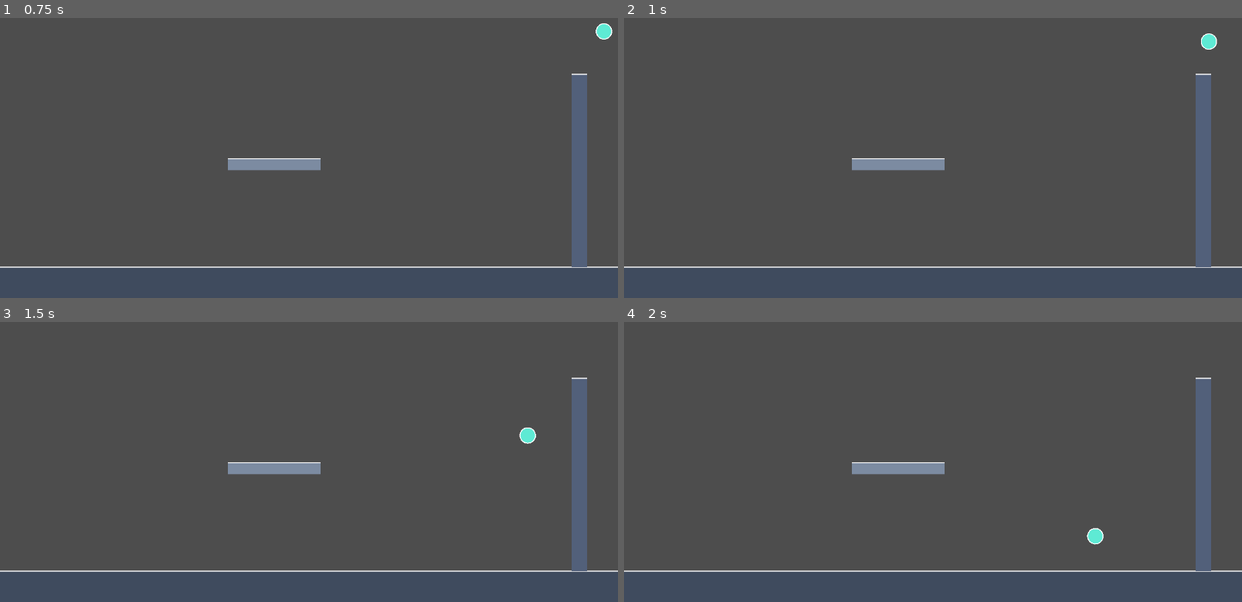
Above: before the commit, frames 1-4 (two rows, left to right).
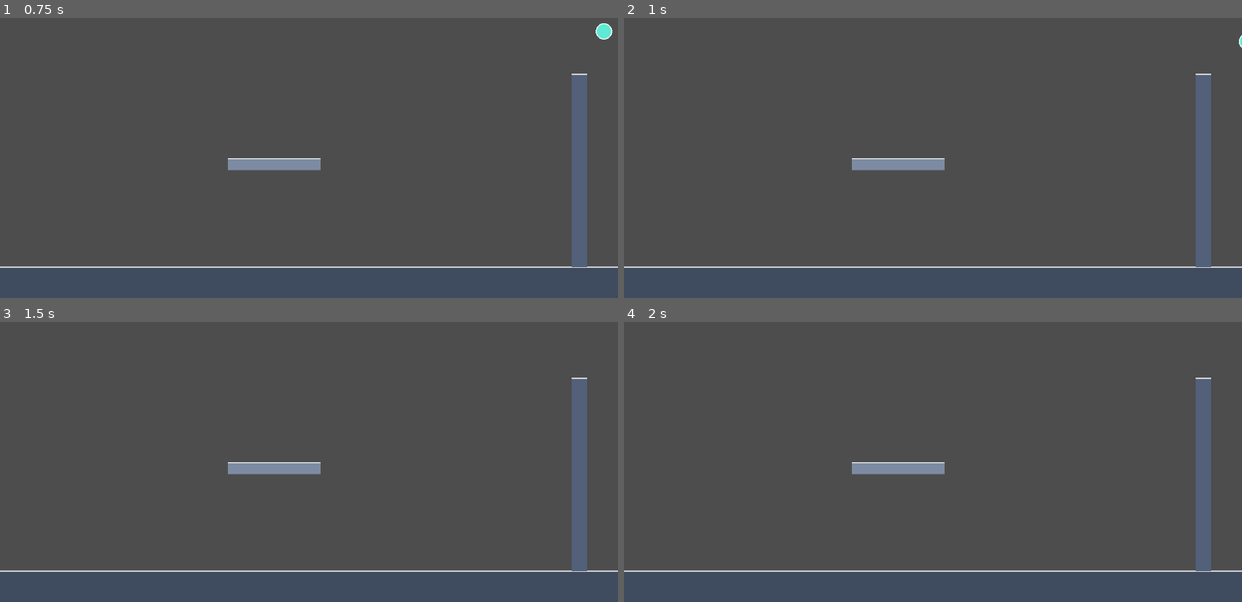
Above: after the commit, the same moments.

Repository: Px1906/Kinema
Game: Godot game, scene res://scenes/levels/surfaces_test.tscn
Two runs of this game, one before a commit and one after it. Both use one fixed random seed, a clock stepped at 60 frames per second and the inputs below.
Inputs (mouse positions are in pixels of both pictures, inside the frame that each line leads up to):
- Up to frame 1 (0.75 s): tap Enter at 0.5 s; move the mouse to (444, 107) at 0.52 s; click (444, 107) at 0.67 s
- Up to frame 2 (1 s): tap Space at 0.77 s
- Up to frame 3 (1.5 s): move the mouse to (185, 445) at 1.27 s; click (185, 445) at 1.42 s
- Up to frame 4 (2 s): tap Space at 1.52 s

Frame 1 is identical in both runs. In frame 2, 0.1% of the frame differs, in the area x 93-100%, y 5-12%; in frame 3, 0.1%; in frame 4, 0.1%.

Commit message:
feat(gameplay): controle de lançamento  e restart em obstaculos

Diff:
--- a/scripts/entities/solid_surface.gd
+++ b/scripts/entities/solid_surface.gd
@@ -5,29 +5,39 @@
 @export var size: Vector2 = Vector2(256.0, 32.0):
 	set(value):
 		size = Vector2(maxf(value.x, 1.0), maxf(value.y, 1.0))
-		if is_inside_tree():
+		if is_node_ready():
 			_update_collision_shape()
 			queue_redraw()
 @export var surface_color := Color("#64748b")
+@export var obstacle_color := Color("#ef4444")
+@export var is_obstacle: bool = false:
+	set(value):
+		is_obstacle = value
+		if is_node_ready():
+			queue_redraw()
 
 @export_category("Colisão")
 ## Quique da superfície. O Godot soma o quique dos dois corpos (limitado a 1).
 @export_range(0.0, 1.0, 0.05) var bounce: float = 0.0:
 	set(value):
 		bounce = clampf(value, 0.0, 1.0)
-		if is_inside_tree():
+		if is_node_ready():
 			_apply_physics_material()
 ## Atrito da superfície. O Godot usa o menor atrito entre os dois corpos.
 @export_range(0.0, 1.0, 0.05) var friction: float = 0.8:
 	set(value):
 		friction = clampf(value, 0.0, 1.0)
-		if is_inside_tree():
+		if is_node_ready():
 			_apply_physics_material()
 
 @onready var collision_shape: CollisionShape2D = $CollisionShape2D
 
 
 func _ready() -> void:
+	if collision_shape.shape == null:
+		collision_shape.shape = RectangleShape2D.new()
+	else:
+		collision_shape.shape = collision_shape.shape.duplicate()
 	_update_collision_shape()
 	_apply_physics_material()
 	queue_redraw()
@@ -36,21 +46,23 @@
 func _update_collision_shape() -> void:
 	if collision_shape == null:
 		return
-	# Uma forma nova por instância: a do .tscn é compartilhada entre as cópias.
-	var rectangle := RectangleShape2D.new()
+	var rectangle := collision_shape.shape as RectangleShape2D
+	if rectangle == null:
+		rectangle = RectangleShape2D.new()
+		collision_shape.shape = rectangle
 	rectangle.size = size
-	collision_shape.shape = rectangle
 
 
 func _apply_physics_material() -> void:
-	# Um material por instância, pelo mesmo motivo da forma de colisão.
-	var material := PhysicsMaterial.new()
-	material.bounce = bounce
-	material.friction = friction
-	physics_material_override = material
+	var surface_material := physics_material_override as PhysicsMaterial
+	if surface_material == null:
+		surface_material = PhysicsMaterial.new()
+		physics_material_override = surface_material
+	surface_material.bounce = bounce
+	surface_material.friction = friction
 
 
 func _draw() -> void:
 	var bounds := Rect2(-size / 2.0, size)
-	draw_rect(bounds, surface_color)
+	draw_rect(bounds, obstacle_color if is_obstacle else surface_color)
 	draw_line(bounds.position, Vector2(bounds.end.x, bounds.position.y), Color.WHITE, 2.0)
--- a/scripts/levels/player_gravity_test.gd
+++ b/scripts/levels/player_gravity_test.gd
@@ -5,8 +5,13 @@
 @onready var controls: LaunchControls = get_node_or_null("LaunchControlSliders")
 
 func _ready() -> void:
+	player.obstacle_hit.connect(_restart_level)
 	if controls != null:
 		controls.rope = rope
+
+
+func _restart_level() -> void:
+	get_tree().reload_current_scene()
 
 
 func _unhandled_input(event: InputEvent) -> void:
--- a/scripts/player/player.gd
+++ b/scripts/player/player.gd
@@ -3,15 +3,22 @@
 
 enum State { PREPARANDO, MOVENDO, PAROU }
 
+const STOP_SPEED_SQUARED_THRESHOLD := 3.0
+const OUTLINE_SEGMENTS := 32
+const OUTLINE_WIDTH := 2.0
+const LAUNCH_ARROW_WIDTH := 3.0
+
 signal launched(velocity: Vector2)
 signal stopped
+signal reset
+signal obstacle_hit
 signal launch_parameters_changed(speed: float, angle_degrees: float)
 
 @export_category("Particula")
 @export var radius: float = 16.0:
 	set(value):
 		radius = maxf(value, 1.0)
-		if is_inside_tree():
+		if is_node_ready():
 			_update_collision_shape()
 			queue_redraw()
 @export var particle_color := Color("#5eead4")
@@ -23,25 +30,62 @@
 
 var state: State = State.PREPARANDO
 var spawn_position: Vector2
+var _spawn_launch_speed: float
+var _spawn_launch_angle_degrees: float
 var launch_velocity := Vector2.ZERO
 var _stop_detection_enabled := true
+var _obstacle_hit_queued := false
+var _spawn_reset_pending := false
 
 @onready var collision_shape: CollisionShape2D = $CollisionShape2D
 
 
 func _ready() -> void:
 	spawn_position = global_position
+	_spawn_launch_speed = launch_speed
+	_spawn_launch_angle_degrees = launch_angle_degrees
+	if collision_shape.shape != null:
+		collision_shape.shape = collision_shape.shape.duplicate()
 	_update_collision_shape()
 	freeze = true
 	queue_redraw()
 
 
+func _integrate_forces(state_2d: PhysicsDirectBodyState2D) -> void:
+	if _spawn_reset_pending:
+		state_2d.transform = Transform2D(0.0, spawn_position)
+		state_2d.linear_velocity = Vector2.ZERO
+		state_2d.angular_velocity = 0.0
+		_spawn_reset_pending = false
+
+	if state == State.MOVENDO:
+		for contact_index in range(state_2d.get_contact_count()):
+			var body := state_2d.get_contact_collider_object(contact_index)
+			if body is SolidSurface and body.is_obstacle:
+				_queue_obstacle_hit()
+				break
+
+
 func _physics_process(_delta: float) -> void:
-	if _stop_detection_enabled and state == State.MOVENDO and linear_velocity.length_squared() < 3:
+	if _stop_detection_enabled and state == State.MOVENDO \
+			and linear_velocity.length_squared() < STOP_SPEED_SQUARED_THRESHOLD:
 		state = State.PAROU
-		print("parou")
 		stopped.emit()
 		queue_redraw()
+
+
+func _queue_obstacle_hit() -> void:
+	if _obstacle_hit_queued:
+		return
+
+	_obstacle_hit_queued = true
+	call_deferred("_notify_obstacle_hit")
+
+
+func _notify_obstacle_hit() -> void:
+	_obstacle_hit_queued = false
+	if state == State.MOVENDO:
+		obstacle_hit.emit()
 
 
 func set_stop_detection_enabled(enabled: bool) -> void:
@@ -51,7 +95,7 @@
 func set_launch_parameters(speed: float, angle_degrees: float) -> void:
 	launch_speed = maxf(speed, 0.0)
 	launch_angle_degrees = minf(angle_degrees, 360)
-	launch_velocity = Vector2.LEFT.rotated(deg_to_rad(launch_angle_degrees)) * launch_speed
+	launch_velocity = Vector2.RIGHT.rotated(-deg_to_rad(launch_angle_degrees)) * launch_speed
 	launch_parameters_changed.emit(launch_speed, launch_angle_degrees)
 	queue_redraw()
 
@@ -59,6 +103,7 @@
 func launch() -> void:
 	if state != State.PREPARANDO:
 		return
+	_spawn_reset_pending = false
 	set_launch_parameters(launch_speed, launch_angle_degrees)
 	freeze = false
 	linear_velocity = launch_velocity * 2
@@ -68,12 +113,15 @@
 
 
 func reset_to_spawn() -> void:
+	_spawn_reset_pending = true
 	freeze = true
 	linear_velocity = Vector2.ZERO
 	angular_velocity = 0.0
 	global_position = spawn_position
+	rotation = 0.0
 	state = State.PREPARANDO
-	set_launch_parameters(launch_speed, launch_angle_degrees)
+	set_launch_parameters(_spawn_launch_speed, _spawn_launch_angle_degrees)
+	reset.emit()
 	queue_redraw()
 
 
@@ -89,7 +137,7 @@
 
 func _draw() -> void:
 	draw_circle(Vector2.ZERO, radius, particle_color)
-	draw_arc(Vector2.ZERO, radius, 0.0, TAU, 32, Color.WHITE, 2.0)
+	draw_arc(Vector2.ZERO, radius, 0.0, TAU, OUTLINE_SEGMENTS, Color.WHITE, OUTLINE_WIDTH)
 
 	if state == State.PREPARANDO:
 		_draw_launch_arrow()
@@ -104,5 +152,5 @@
 	var head := 10.0
 	var side := dir.orthogonal()
 	var base := tip - dir * head
-	draw_line(start, base, arrow_color, 3.0)
+	draw_line(start, base, arrow_color, LAUNCH_ARROW_WIDTH)
 	draw_colored_polygon(PackedVector2Array([tip, base + side * head * 0.6, base - side * head * 0.6]), arrow_color)
--- a/scripts/ui/launch_controls.gd
+++ b/scripts/ui/launch_controls.gd
@@ -44,6 +44,7 @@
 	_connect_rope()
 	# O botão Lançar continua visível; só fica desativado depois do lançamento.
 	player.launched.connect(func(_v: Vector2) -> void: _launch_button.disabled = true)
+	player.reset.connect(_on_player_reset)
 
 	_on_player_params_changed(player.launch_speed, player.launch_angle_degrees)
 	player.set_launch_parameters(player.launch_speed, player.launch_angle_degrees)
@@ -160,3 +161,7 @@
 
 func _on_player_detached(_detached_player: Player) -> void:
 	_release_button.disabled = true
+
+
+func _on_player_reset() -> void:
+	_launch_button.disabled = false
--- a/scripts/ui/mouse_control.gd
+++ b/scripts/ui/mouse_control.gd
@@ -8,9 +8,10 @@
 @export var fator_velocidade: float = 3.0
 @export var velocidade_maxima: float = 1000.0
 @export var distancia_minima: float = 5.0
+@export_range(16.0, 512.0, 1.0) var raio_interacao: float = 96.0
 
 @export_category("Visual")
-@export var mostrar_area: bool = true
+@export var mostrar_area: bool = false
 @export var cor_area := Color(1, 1, 1, 0.08)
 @export var cor_vetor := Color("#f87171")
 
@@ -21,6 +22,23 @@
 
 func _ready() -> void:
 	mouse_filter = Control.MOUSE_FILTER_STOP
+	_atualizar_area_interacao()
+
+
+func _process(_delta: float) -> void:
+	if player == null:
+		return
+
+	var preparando := player.state == Player.State.PREPARANDO
+	mouse_filter = Control.MOUSE_FILTER_STOP if preparando else Control.MOUSE_FILTER_IGNORE
+	if preparando:
+		_atualizar_area_interacao()
+
+
+func _atualizar_area_interacao() -> void:
+	var diameter := raio_interacao * 2.0
+	size = Vector2.ONE * diameter
+	position = player.global_position - Vector2.ONE * raio_interacao
 
 
 func _gui_input(event: InputEvent) -> void:
@@ -30,7 +48,7 @@
 	if event is InputEventMouseButton and event.button_index == MOUSE_BUTTON_LEFT:
 		if event.pressed and player.state == Player.State.PREPARANDO:
 			_arrastando = true
-			_inicio = event.position
+			_inicio = size / 2.0
 			_atual = event.position
 		else:
 			_arrastando = false
@@ -60,7 +78,7 @@
 
 	var angulo := rad_to_deg(atan2(-v.y, v.x))
 	if angulo < 0.0:
-		angulo = 0.0 if v.x >= 0.0 else 180.0
+		angulo += 360.0
 	var velocidade := minf(v.length() * fator_velocidade, velocidade_maxima)
 	player.set_launch_parameters(velocidade, angulo)
 
Not shown, changed: docs/SGDD.md
